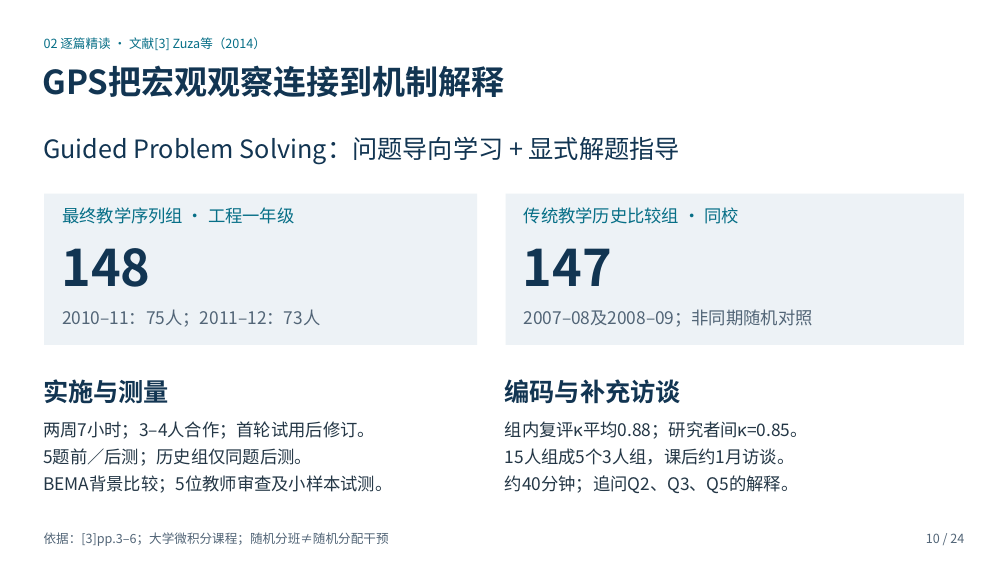
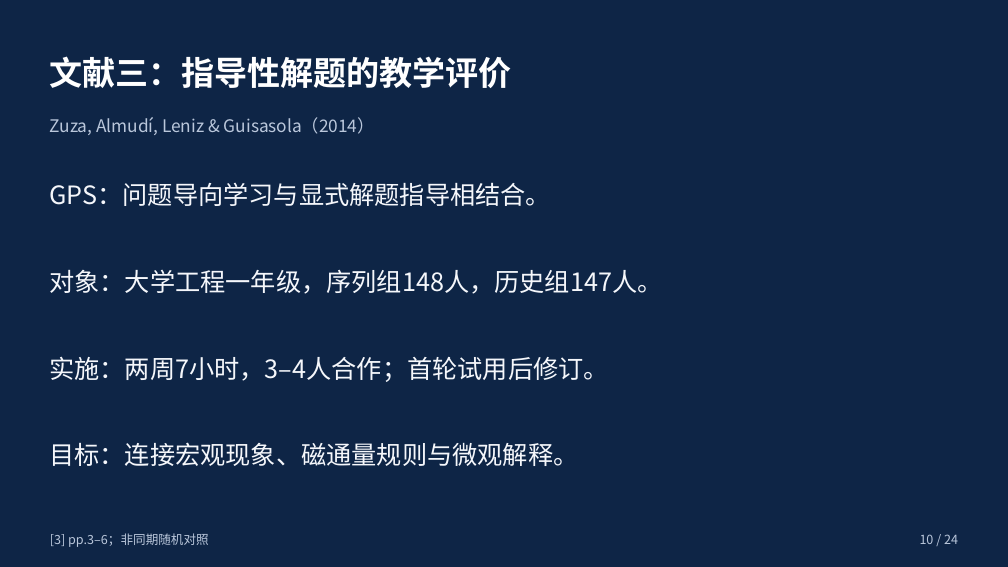
Before and after one commit to c1742/ppt-master, a slide deck: slide 10 of outputs/基础物理专题研究_四篇文献精读汇报.pptx. Drawn at 1008x567 pixels with LibreOffice and Linux fonts; fonts in the diff are those of the drawing. Boxes give left, top, right and bottom in pixels: in the first picture for what was removed or moved away, otherwise in the second. Text is boxed around its words. In the diff, an @@ line names an element or a change of style, - is before the commit and + after.

```diff
--- a/outputs/基础物理专题研究_四篇文献精读汇报.pptx
+++ b/outputs/基础物理专题研究_四篇文献精读汇报.pptx
@@ background #FFFFFF to #0E2546 @@
@@ text at (49,56,511,88): text changed; size 12 to 31.5 pt; text colour #076F87 to #FFFFFF; bold on @@
-02 逐篇精读 · 文献[3] Zuza等（2014）
+文献三：指导性解题的教学评价
@@ text at (50,117,375,135): text changed; size 31.5 to 16.5 pt; text colour #123552 to #BAC7DB; bold off @@
-GPS把宏观观察连接到机制解释
+Zuza, Almudí, Leniz & Guisasola（2014）
@@ text at (49,182,551,206): text changed; text colour #123552 to #F5F7FB @@
-Guided Problem Solving：问题导向学习 + 显式解题指导
+GPS：问题导向学习与显式解题指导相结合。
@@ rectangle removed at (506,194,964,345) @@
@@ text removed at (524,207,739,224) @@
-传统教学历史比较组 · 同校
@@ text removed at (523,248,612,286) @@
-147
@@ text added at (49,270,662,294), 24 pt, text #F5F7FB @@
+对象：大学工程一年级，序列组148人，历史组147人。
@@ group removed at (44,194,477,345): 3 texts, 1 rectangle @@
-最终教学序列组 · 工程一年级
-148
-2010–11：75人；2011–12：73人
@@ text at (49,356,608,382): text changed; size 16.5 to 24 pt; text colour #243746 to #F5F7FB @@
-两周7小时；3–4人合作；首轮试用后修订。
-5题前／后测；历史组仅同题后测。
-BEMA背景比较；5位教师审查及小样本试测。
+实施：两周7小时，3–4人合作；首轮试用后修订。
@@ text removed at (43,379,169,404) @@
-实施与测量
@@ text removed at (505,379,681,404) @@
-编码与补充访谈
@@ text added at (49,442,578,466), 24 pt, text #F5F7FB @@
+目标：连接宏观现象、磁通量规则与微观解释。
@@ text removed at (505,421,808,493) @@
-组内复评κ平均0.88；研究者间κ=0.85。
-15人组成5个3人组，课后约1月访谈。
-约40分钟；追问Q2、Q3、Q5的解释。
@@ text removed at (44,532,389,546) @@
-依据：[3]pp.3–6；大学微积分课程；随机分班≠随机分配干预
@@ text at (50,533,209,547): text changed; size 16.5 to 12 pt; text colour #526577 to #BAC7DB @@
-2007–08及2008–09；非同期随机对照
+[3] pp.3–6；非同期随机对照
@@ text "10 / 24" at (920,534,958,544): text colour #526577 to #BAC7DB @@
```
Also in this commit, not shown: 18 other slides changed, 5 slides added, 5 slides removed, 2 other files.
